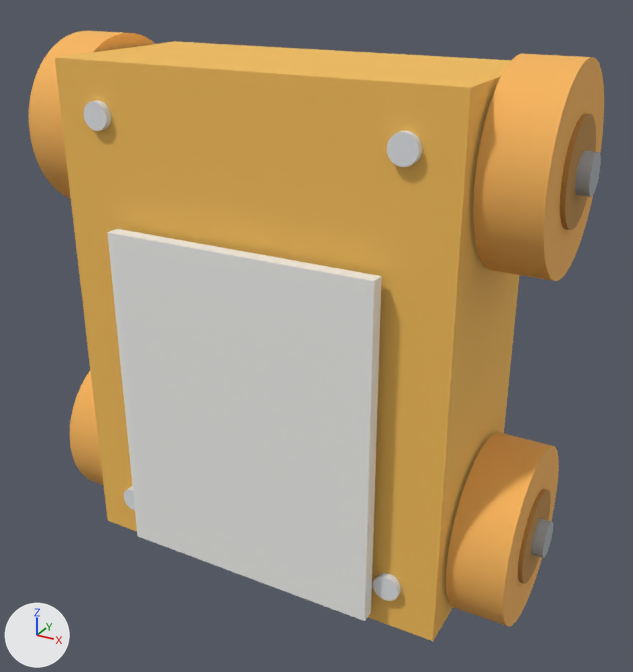
Renders of the glTF model viewer/data/models/surprisefuthermucker.glb from each side of a commit.
Both versions are drawn from a camera (50 mm lens) standing at (60.2, -105.0, 50.0) and looking at (6.7, -7.7, 1.3). Arrows for +X, +Y and +Z are at lower left; the lights stay in place. The first picture is the older version.

Names of what the first picture shows: 'chassis', 'dt_hub_wheel_l0', 'dt_hub_wheel_l1', 'dt_nut_wheel_l1', 'dt_screw_3', 'lid', 'wheel_l0', 'wheel_l1', 'wheel_r0', 'wheel_r1' and 4 more.
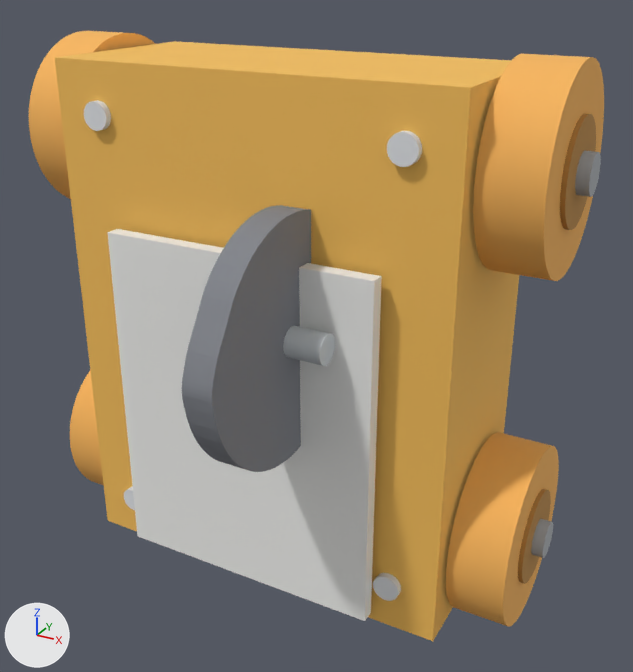
Boxes [x1, y1, x2, y2] around the edits, measured in the pictures (633 x 672 px):
'weapon', added
    after: [182, 205, 311, 472]
'dt_shaft_weapon', added
    after: [283, 326, 335, 366]

The change, as a diff of the scene's bpy script:
```diff
--- a/viewer/data/models/surprisefuthermucker.glb.py
+++ b/viewer/data/models/surprisefuthermucker.glb.py
@@ mat_dt_shaft_weapon @@
+mat_dt_shaft_weapon = principled_material('dt_shaft_weapon')
+mat_dt_shaft_weapon.base_color = (0.604, 0.639, 0.659)  # light grey #ccd1d4
+mat_dt_shaft_weapon.metallic = 0.1
+mat_dt_shaft_weapon.roughness = 0.8
@@ mat_weapon @@
+mat_weapon = principled_material('weapon')
+mat_weapon.base_color = (0.227, 0.239, 0.267)  # grey #83868d
+mat_weapon.metallic = 0.1
+mat_weapon.roughness = 0.8
@@ me_dt_shaft_weapon @@
+me_dt_shaft_weapon.from_pydata(...)  # a 126-sided cylinder along x spanning x 1.0..15.0, y -22.0..-18.0, z 4.0..8.0
+me_dt_shaft_weapon.materials.append(mat_dt_shaft_weapon)  # light grey #ccd1d4
@@ me_weapon @@
+me_weapon.from_pydata(...)  # 932 vertices, 1860 faces; spans x 6.0..10.0, y -37.0..-3.0, z -10.1..22.1
+me_weapon.materials.append(mat_weapon)  # grey #83868d
@@ ob_dt_shaft_weapon @@
+ob_dt_shaft_weapon = bpy.data.objects.new('dt_shaft_weapon', me_dt_shaft_weapon)
+ob_dt_shaft_weapon.location = (0.0, 0.0, 0.0)
@@ ob_weapon @@
+ob_weapon = bpy.data.objects.new('weapon', me_weapon)
+ob_weapon.location = (0.0, 0.0, 0.0)
```
